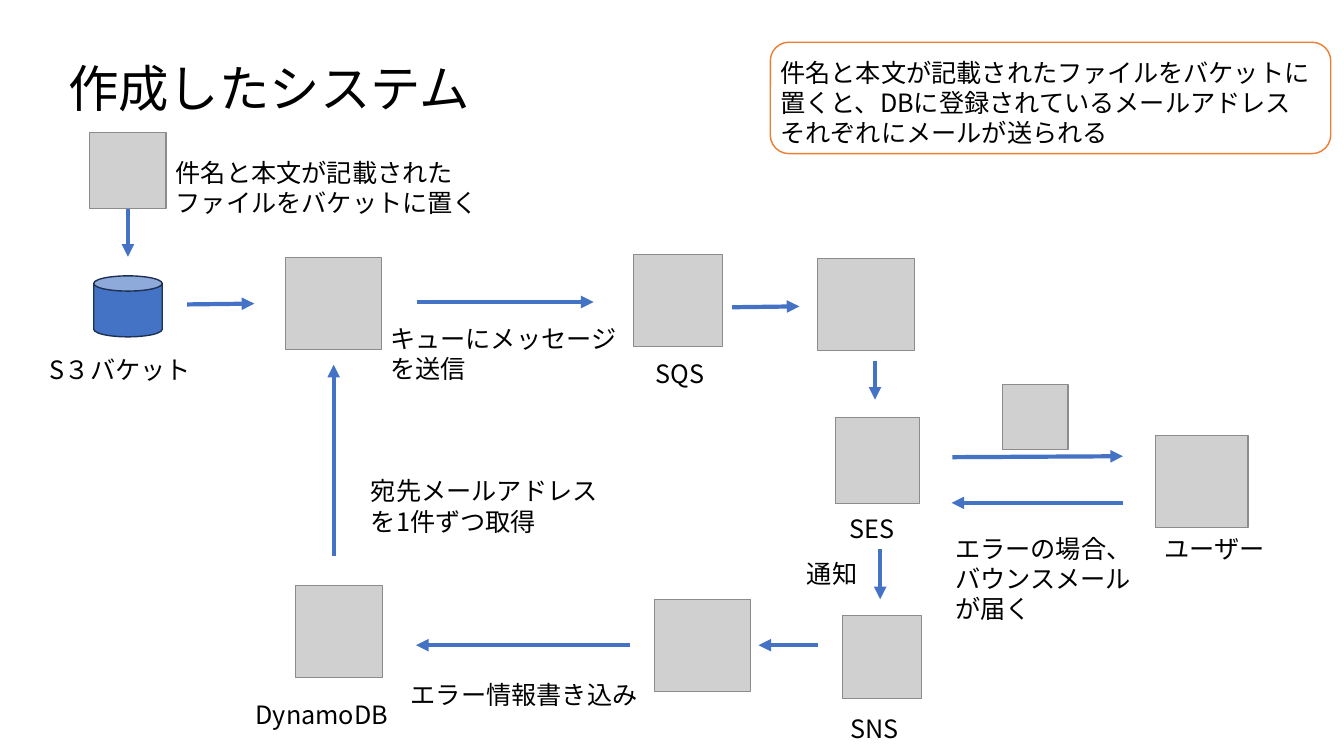
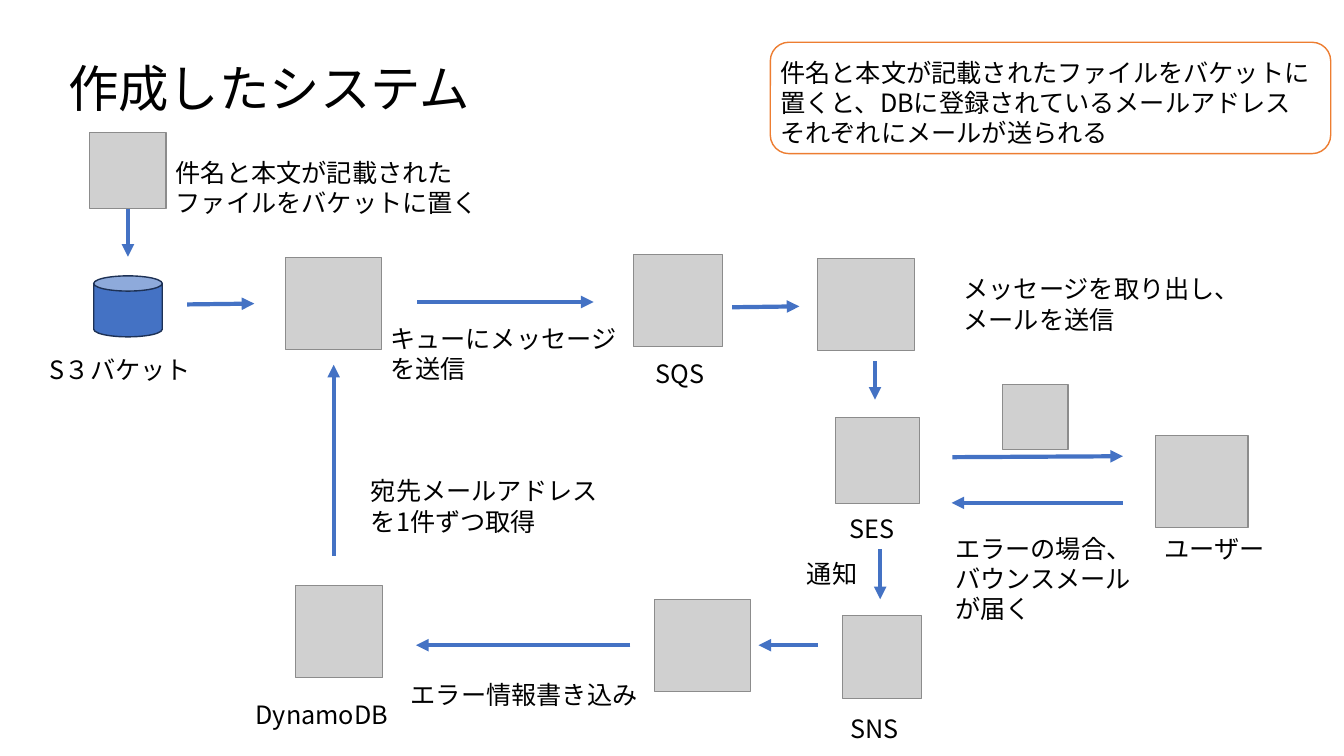
Before and after one commit to TokushigeJunya/test, a slide deck: slide 2 of AWSLambdaサーバレスシステム開発2.pptx. Drawn at 1344x756 pixels with LibreOffice and Linux fonts; fonts in the diff are those of the drawing; grey boxes stand for pictures. Boxes give left, top, right and bottom in pixels: in the first picture for what was removed or moved away, otherwise in the second. Text is boxed around its words. In the diff, an @@ line names an element or a change of style, - is before the commit and + after.

```diff
--- a/AWSLambdaサーバレスシステム開発2.pptx
+++ b/AWSLambdaサーバレスシステム開発2.pptx
@@ text added at [963,277,1240,331], 18 pt, text #000000 @@
+メッセージを取り出し、メールを送信
```
Also in this commit, not shown: 17 slides added.
